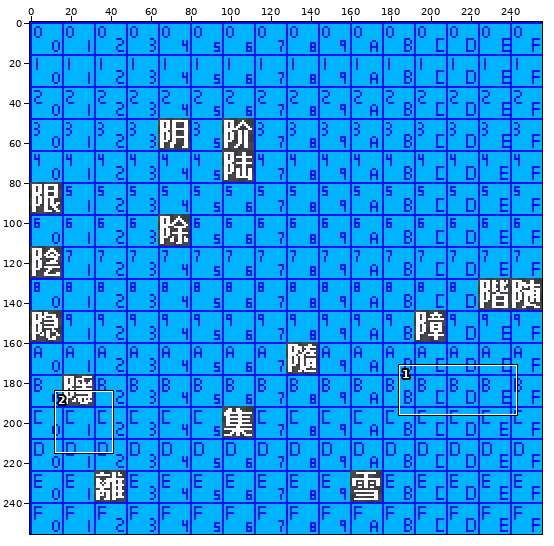
Two states of a sprite sheet, assets/base/font/cosmic-reach-font-9600.png. The picture above shows the old version from afar; the outline marks the close-up.
Close-up. The starting point:
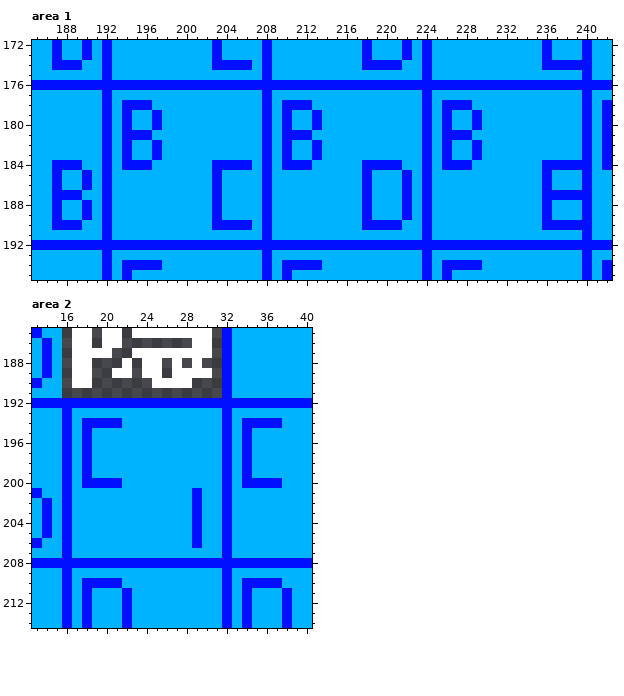
The file is 256x256 pixels. Shown: area 1: x 185..242, y 172..195; area 2: x 13..40, y 185..214. The commit also changed other parts of the picture, which this record leaves out.
The result:
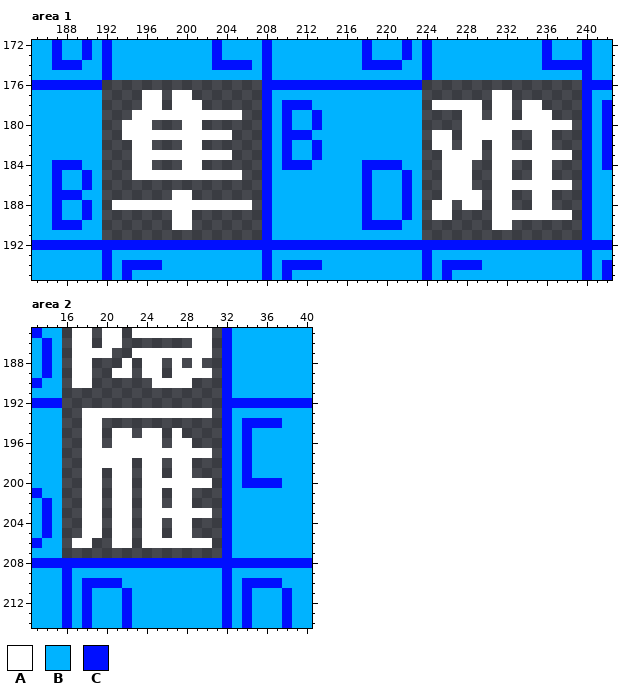
Palette (. is transparent): A #ffffff  B #00b3ff  C #000fff
Changes in this commit:
Area 1:
y 176: x 192..207 CCCCCCCCCCCCCCCC -> ................; x 224..239 CCCCCCCCCCCCCCCC -> ................
y 177: x 192..207 CBBBBBBBBBBBBBBB -> ....AA.AA.......; x 224..239 CBBBBBBBBBBBBBBB -> .......AA.......
y 178: x 192..207 CBCCCBBBBBBBBBBB -> ....AA.AAA......; x 224..239 CBCCCBBBBBBBBBBB -> .AAAAA.AA.AA....
y 179: x 192..207 CBCBBCBBBBBBBBBB -> ...AAAAAAAAAAA..; x 224..239 CBCBBCBBBBBBBBBB -> ....AA.AA.AAA...
y 180: x 192..207 CBCBBCBBBBBBBBBB -> ..AAA...AA......; x 224..239 CBCBBCBBBBBBBBBB -> ....AAAAAAAAAAA.
y 181: x 192..207 CBCCCBBBBBBBBBBB -> ..AAAAAAAAAAA...; x 224..239 CBCCCBBBBBBBBBBB -> .AA.AAAAA..AA...
y 182: x 192..207 CBCBBCBBBBBBBBBB -> ...AA...AA......; x 224..239 CBCBBCBBBBBBBBBB -> .AA.AA.AA..AA...
y 183: x 192..207 CBCBBCBBBBBBBBBB -> ...AAAAAAAAAA...; x 224..239 CBCBBCBBBBBBBBBB -> ..AAAA.AAAAAAAA.
y 184: x 192..207 CBCCCBBBBBBCCCCB -> ...AA...AA......; x 224..239 CBCCCBBBBBBBCCCC -> ..AAA..AA..AA...
y 185: x 192..207 CBBBBBBBBBBCBBBB -> ...AAAAAAAAAAA..; x 224..239 CBBBBBBBBBBBCBBB -> ..AAA..AA..AA...
y 186: x 192..207 CBBBBBBBBBBCBBBB -> ................; x 224..239 CBBBBBBBBBBBCBBB -> ..AAA..AAAAAAAA.
y 187: x 192..207 CBBBBBBBBBBCBBBB -> .......AA.......; x 224..239 CBBBBBBBBBBBCCCC -> ..AAAA.AA..AA...
y 188: x 192..207 CBBBBBBBBBBCBBBB -> .AAAAAAAAAAAAAA.; x 224..239 CBBBBBBBBBBBCBBB -> .AA.AA.AA..AA...
y 189: x 192..207 CBBBBBBBBBBCBBBB -> .......AA.......; x 224..239 CBBBBBBBBBBBCBBB -> .AA....AAAAAAAA.
y 190: x 192..207 CBBBBBBBBBBCCCCB -> .......AA.......; x 224..239 CBBBBBBBBBBBCCCC -> .......AA.......
y 191: x 192..207 CBBBBBBBBBBBBBBB -> ................; x 224..239 CBBBBBBBBBBBBBBB -> ................
Area 2:
y 192: x 16..31 CCCCCCCCCCCCCCCC -> ................
y 193: x 16..31 CBBBBBBBBBBBBBBB -> ..AAAAAAAAAAAAA.
y 194: x 16..31 CBCCCCBBBBBBBBBB -> ..AA............
y 195: x 16..31 CBCBBBBBBBBBBBBB -> ..AA.AA.AA.A....
y 196: x 16..31 CBCBBBBBBBBBBBBB -> ..AA.AAAAA.AA...
y 197: x 16..31 CBCBBBBBBBBBBBBB -> ..AAAAAAAAAAAAA.
y 198: x 16..31 CBCBBBBBBBBBBBBB -> ..AAAAA.AA.AA...
y 199: x 16..31 CBCBBBBBBBBBBBBB -> ..AA.AA.AA.AA...
y 200: x 16..31 CBCCCCBBBBBBBBBB -> ..AA.AA.AAAAAAA.
y 201..202: x 16..31 CBBBBBBBBBBBBCBB -> ..AA.AA.AA.AA...
y 203: x 16..31 CBBBBBBBBBBBBCBB -> ..AA.AA.AAAAAAA.
y 204..205: x 16..31 CBBBBBBBBBBBBCBB -> ..AA.AA.AA.AA...
y 206: x 16..31 CBBBBBBBBBBBBCBB -> .AA..AA.AAAAAAA.
y 207: x 16..31 CBBBBBBBBBBBBBBB -> ................
Boxes around the changes in both close-ups, in picture pixels (x1, y1, x2, y2):
changed: (102, 80, 262, 240)
changed: (422, 80, 582, 240)
changed: (62, 398, 222, 558)
